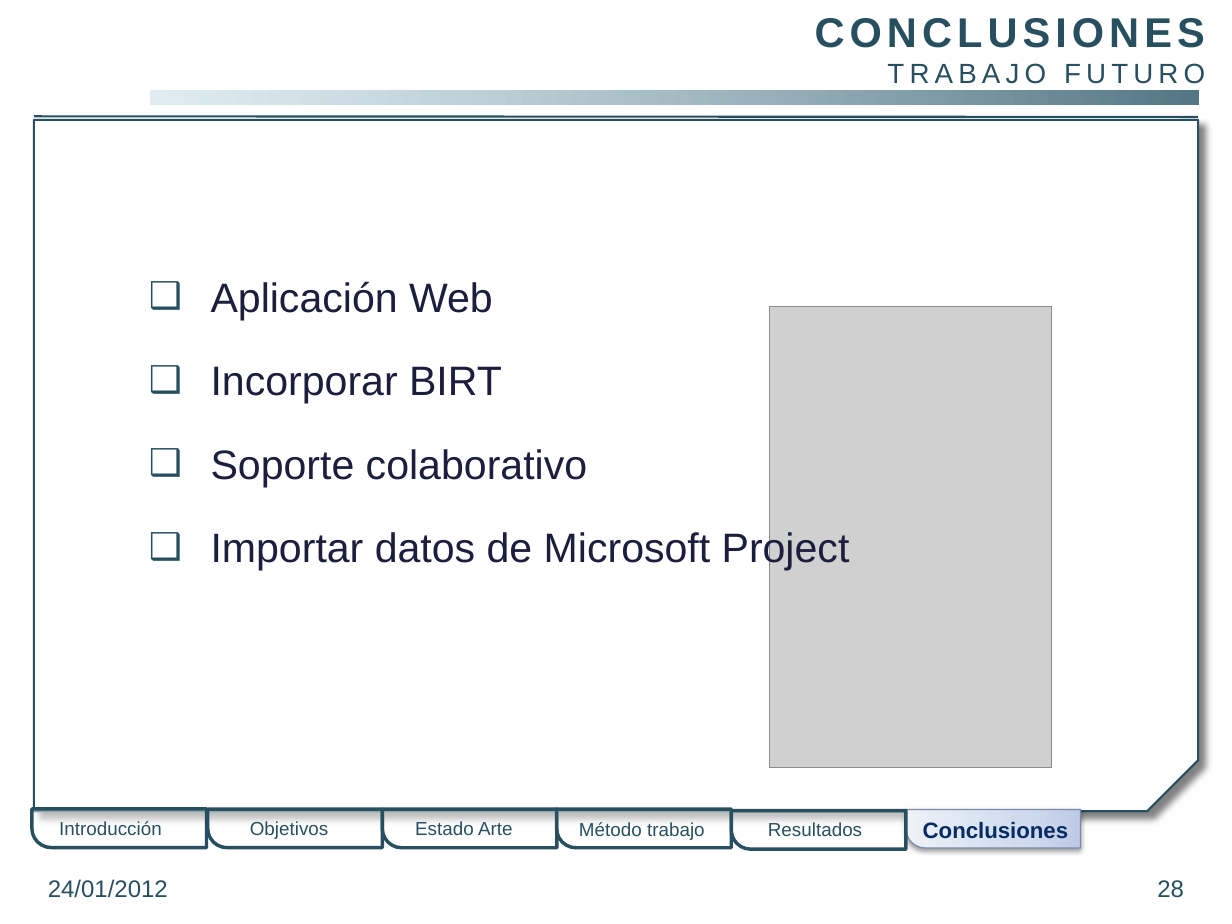
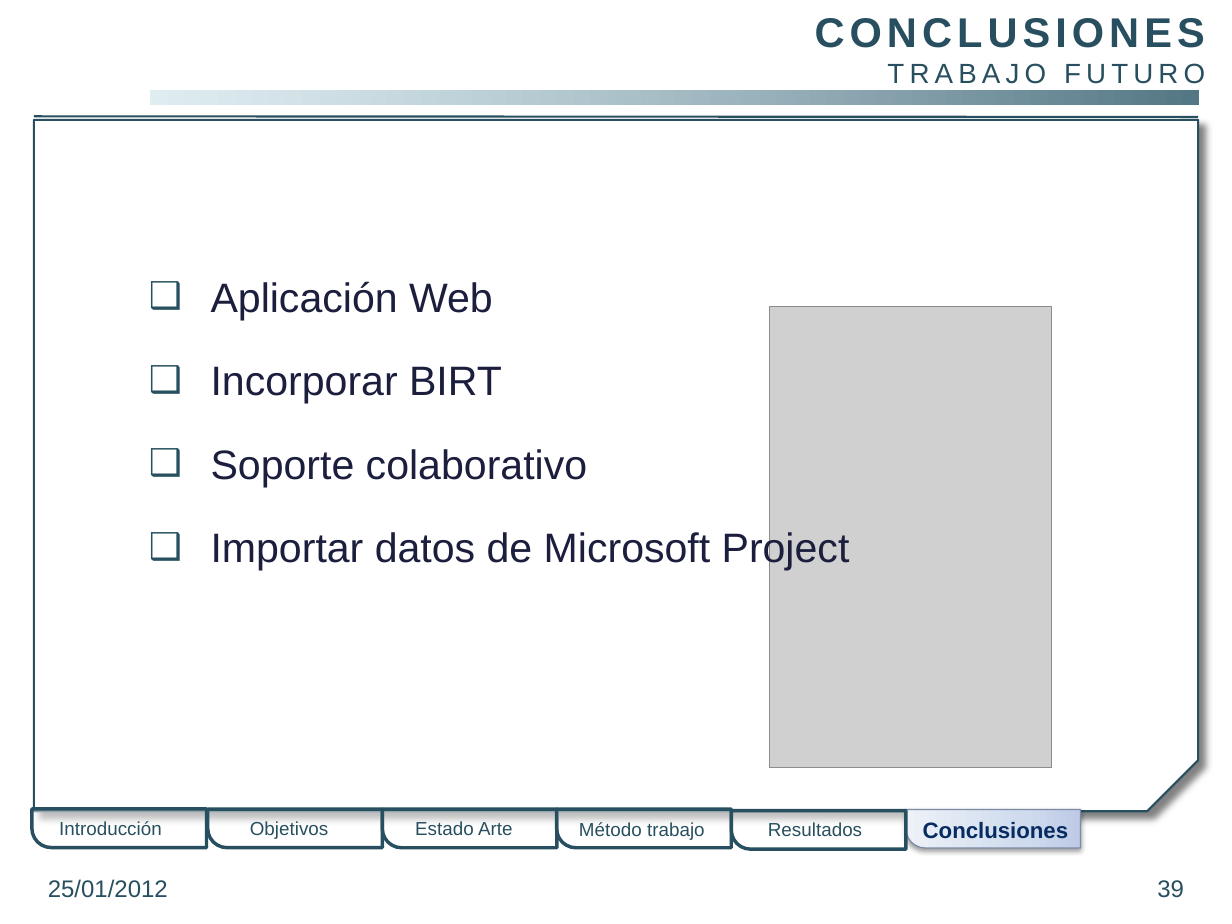
Before and after one commit to gangadhar001/repo-pfc, a slide deck: slide 39 of PFC/Presentacion/PresentacionPFC.pptx (slide 28 before the commit). Drawn at 1232x924 pixels with LibreOffice and Linux fonts; fonts in the diff are those of the drawing; grey boxes stand for pictures; background and template pictures are left out. Boxes give left, top, right and bottom in pixels: in the first picture for what was removed or moved away, otherwise in the second. Text is boxed around its words. In the diff, an @@ line names an element or a change of style, - is before the commit and + after.

```diff
--- a/PFC/Presentacion/PresentacionPFC.pptx
+++ b/PFC/Presentacion/PresentacionPFC.pptx
@@ text at bbox=[48, 879, 168, 898]: text changed @@
-24/01/2012
+25/01/2012
@@ page number at bbox=[1157, 880, 1184, 898]: text changed @@
-28
+39
```
Also in this commit, not shown: 20 other slides changed, 11 slides added.
